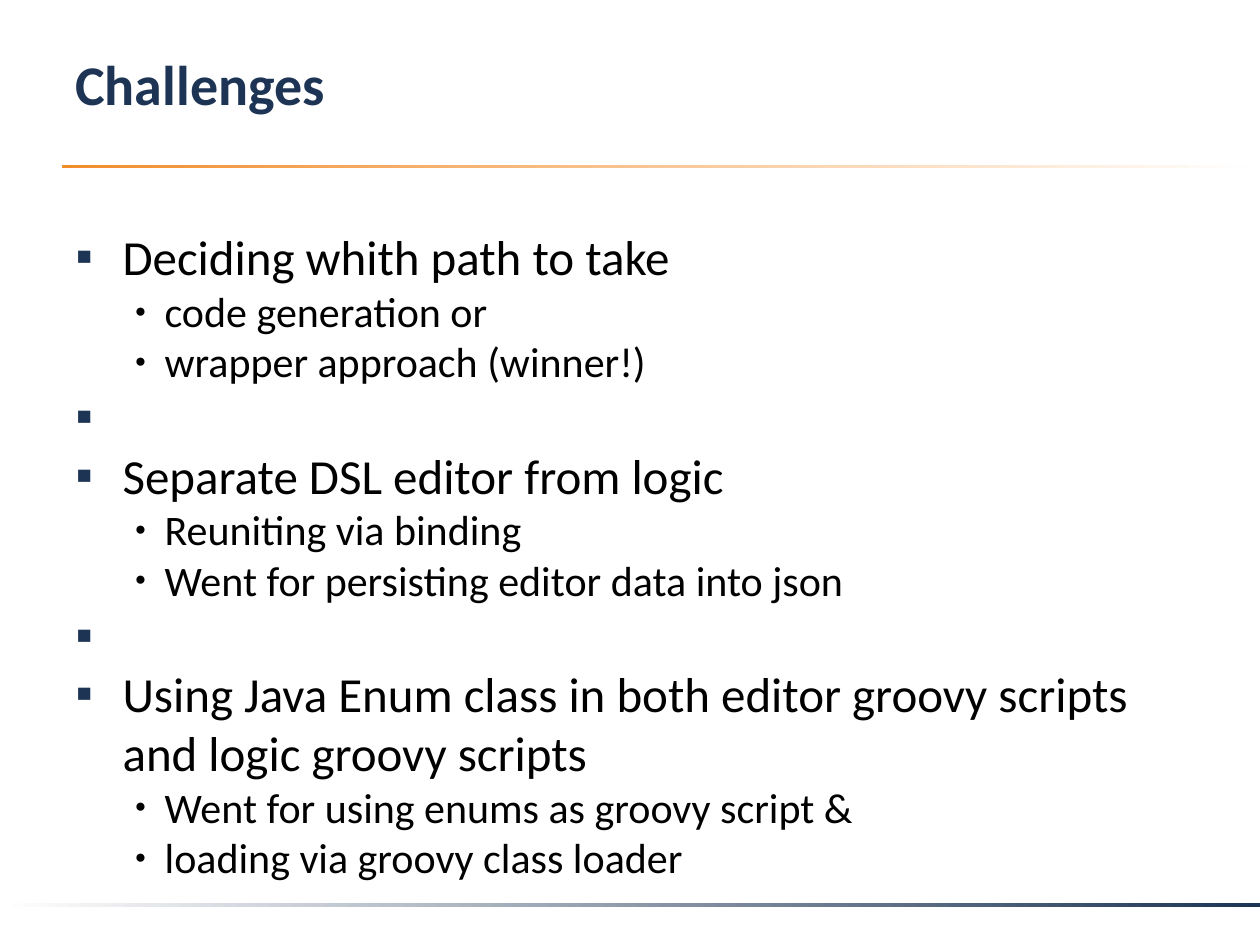
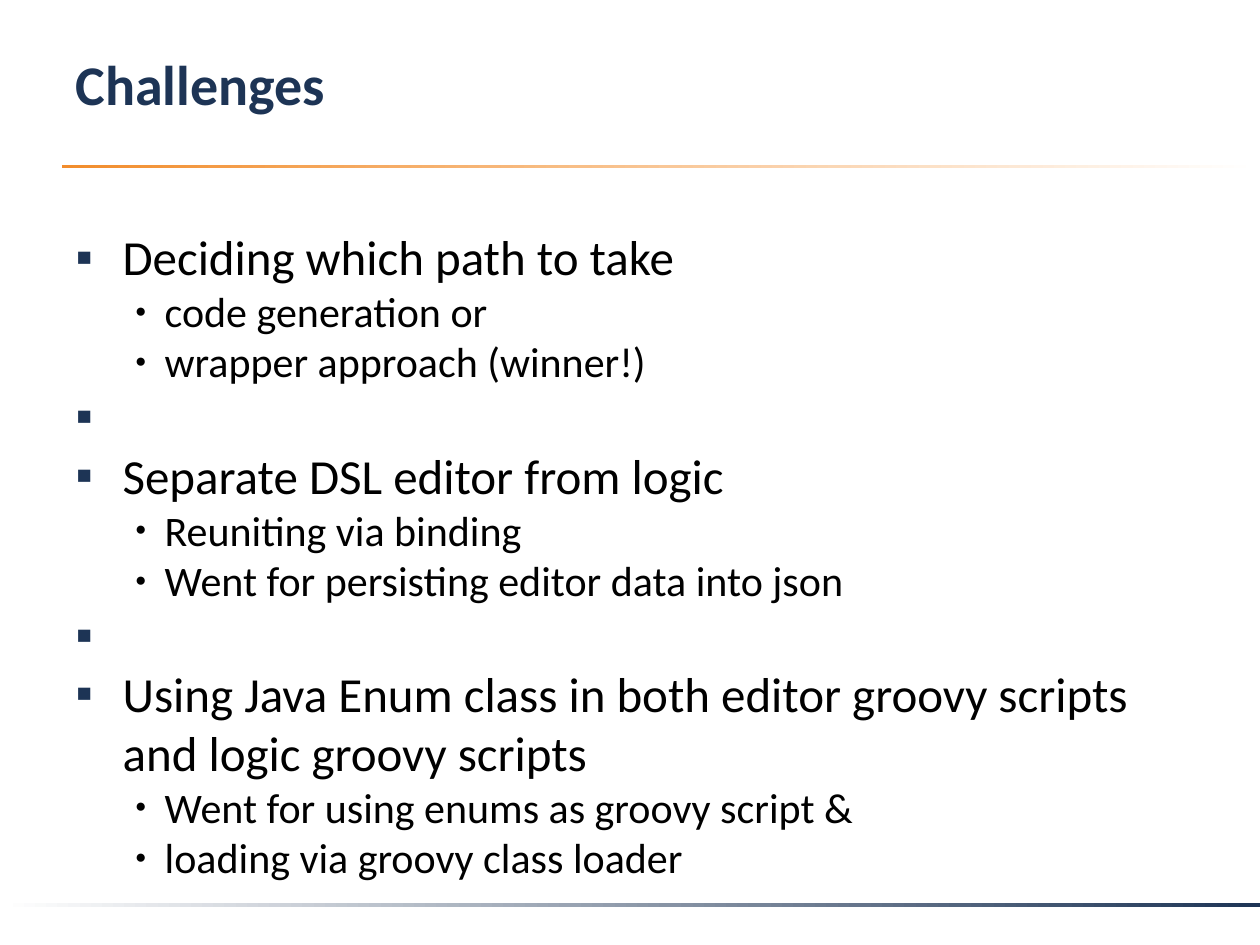
Before and after one commit to angelapopa/PSDSL, a slide deck: slide 11 of FinalProject/DSL_SS2018_FinalProject.pptx (slide 12 before the commit). Drawn at 1260x945 pixels with LibreOffice and Linux fonts; fonts in the diff are those of the drawing; background and template pictures are left out. Boxes give left, top, right and bottom in pixels: in the first picture for what was removed or moved away, otherwise in the second. Text is boxed around its words. In the diff, an @@ line names an element or a change of style, - is before the commit and + after.

```diff
--- a/FinalProject/DSL_SS2018_FinalProject.pptx
+++ b/FinalProject/DSL_SS2018_FinalProject.pptx
@@ text at [123,241,674,284]: text changed @@
-▪ Deciding whith path to take
+▪ Deciding which path to take
```
Also in this commit, not shown: 7 other slides changed, 1 slide removed, 1 other file.
